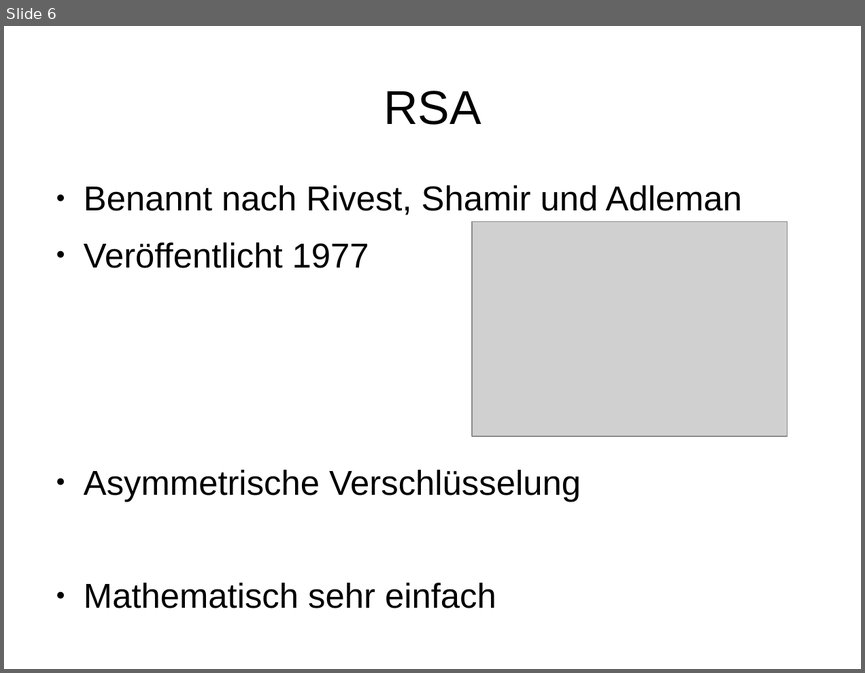
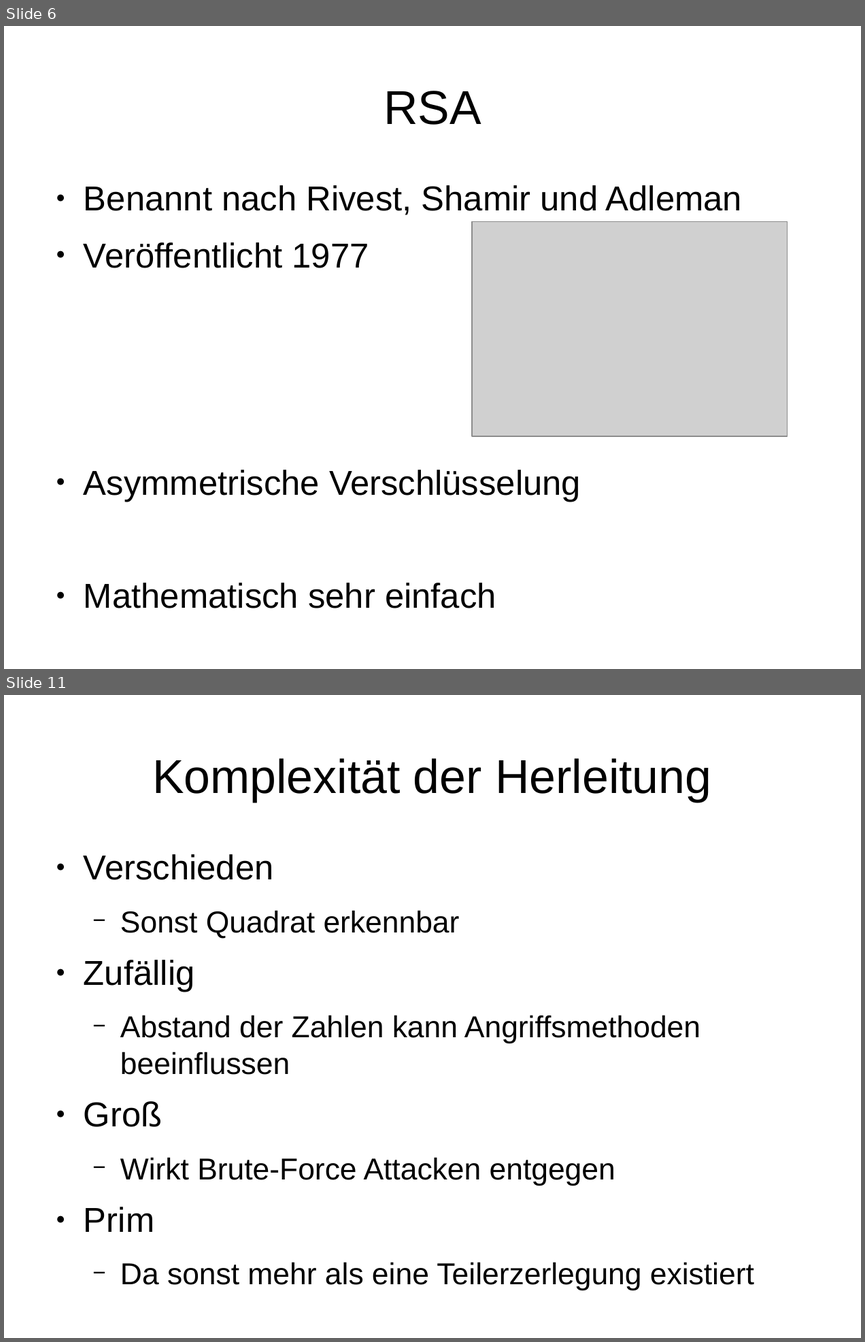
Before and after one commit to stadler-tom/schreibzeug, a slide deck: Presentation/Hauptseminar_RSA.odp. Shown one above the other, each under a label of ours: slide 6 before the commit, slides 6 and 11 after it; the slides between them are not shown. The pictures are 865x673 and 865x1342 pixels, drawn with LibreOffice and Linux fonts; fonts in the diff are those of the drawing; grey boxes stand for pictures. Boxes give left, top, right and bottom in pixels: in the first picture for what was removed or moved away, otherwise in the second. Text is boxed around its words. In the diff, an @@ line names an element or a change of style, - is before the commit and + after.

```diff
--- a/Presentation/Hauptseminar_RSA.odp
+++ b/Presentation/Hauptseminar_RSA.odp
@@ slide 11 added at [4, 695, 861, 1338], background #FFFFFF @@
@@ title added at [152, 758, 711, 802], 44 pt, text #000000 @@
+Komplexität der Herleitung
@@ text added at [84, 854, 754, 1285], 28 pt, text #000000 @@
+● Verschieden
+  − Sonst Quadrat erkennbar
+● Zufällig
+  − Abstand der Zahlen kann Angriffsmethoden beeinflussen
+● Groß
+  − Wirkt Brute-Force Attacken entgegen
+● Prim
+  − Da sonst mehr als eine Teilerzerlegung existiert
```
Also in this commit, not shown: 2 slides changed, 11 other slides added, 3 slides removed, 1 other file.
